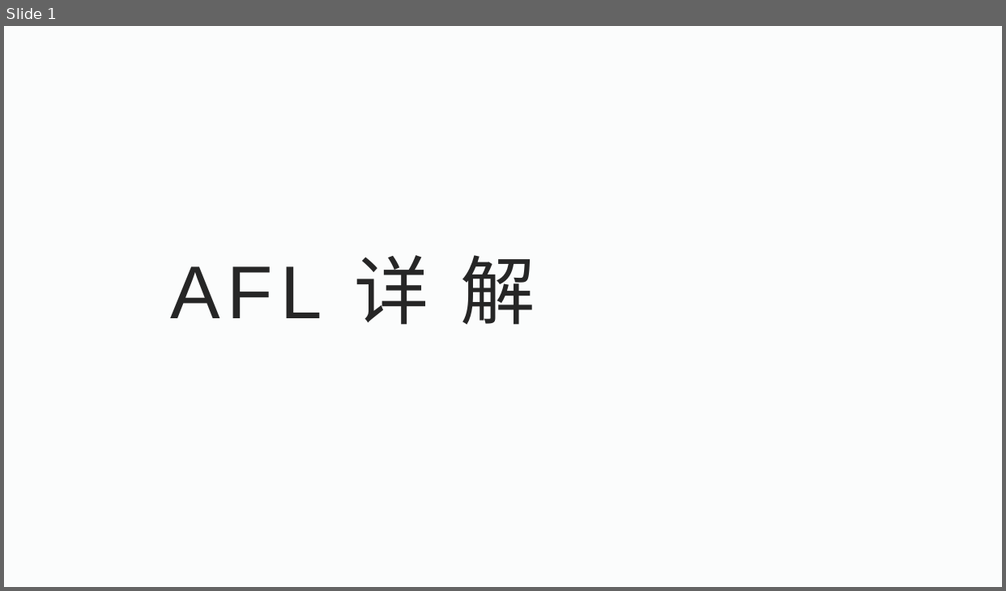
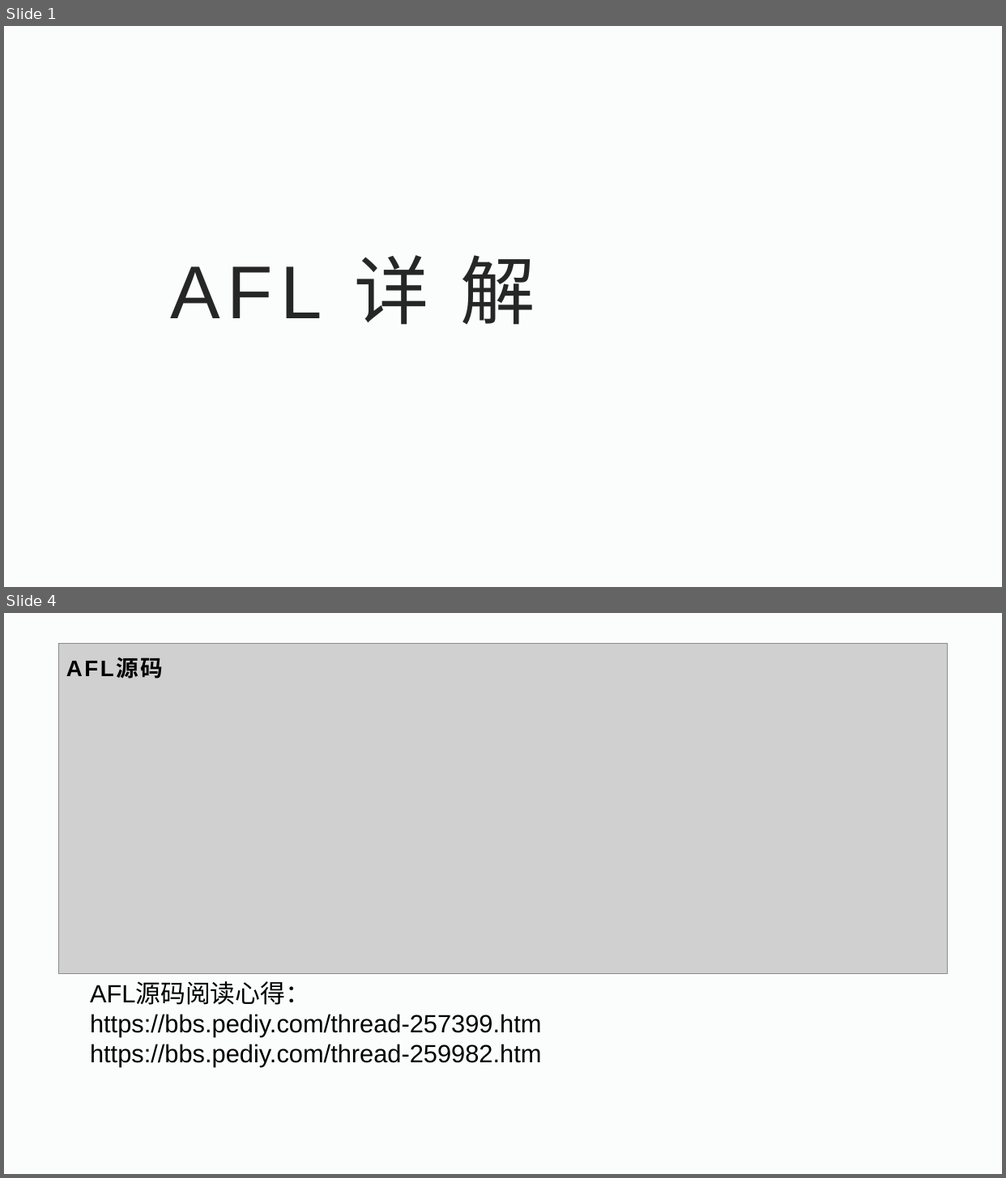
Before and after one commit to WayneDevMaze/Fuzzing-Introduction, a slide deck: Part2-AFL-pattern/AFL详解.pptx. Shown one above the other, each under a label of ours: slide 1 before the commit, slides 1 and 4 after it; the slides between them are not shown. The pictures are 1006x591 and 1006x1178 pixels, drawn with LibreOffice and Linux fonts; fonts in the diff are those of the drawing; grey boxes stand for pictures; background and template pictures are left out. Boxes give left, top, right and bottom in pixels: in the first picture for what was removed or moved away, otherwise in the second. Text is boxed around its words. In the diff, an @@ line names an element or a change of style, - is before the commit and + after.

```diff
--- a/Part2-AFL-pattern/AFL详解.pptx
+++ b/Part2-AFL-pattern/AFL详解.pptx
@@ slide 4 added at (x1=4, y1=613, x2=1002, y2=1174), background #FBFCFC @@
@@ picture added at (x1=58, y1=643, x2=948, y2=973) @@
@@ title added at (x1=66, y1=658, x2=164, y2=679), 21.6 pt, text #000000, bold @@
+AFL源码
@@ text added at (x1=90, y1=982, x2=541, y2=1067), 24 pt, text #000000 @@
+AFL源码阅读心得：
+https://bbs.pediy.com/thread-257399.htm
+https://bbs.pediy.com/thread-259982.htm
```
Also in this commit, not shown: 1 slide changed, 12 other slides added, 1 other file.
